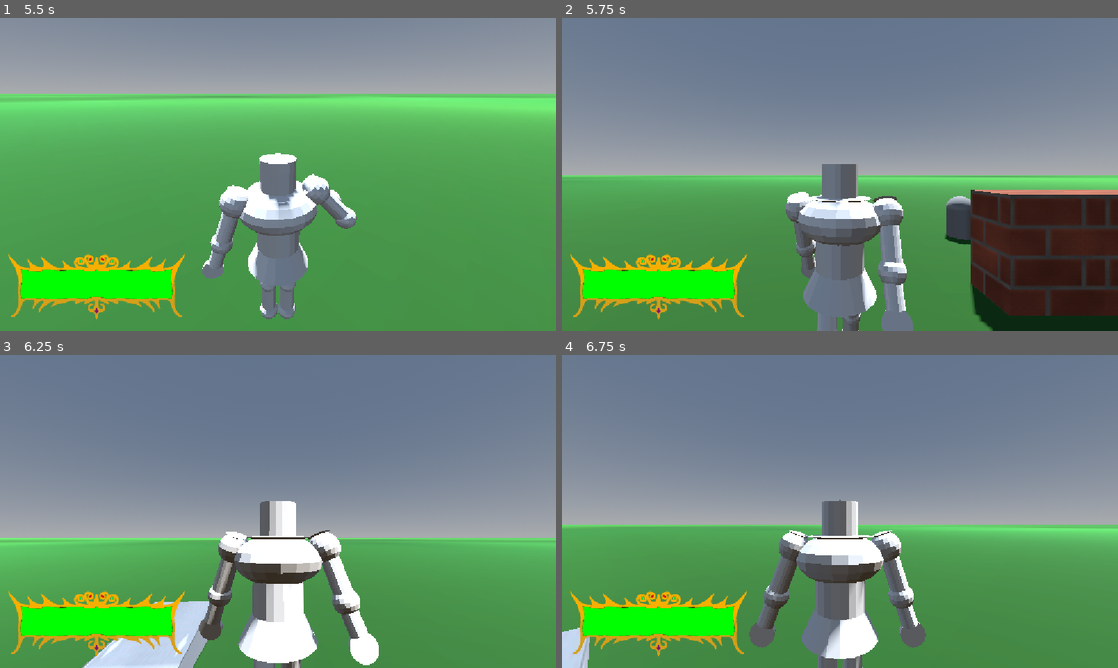
Above: before the commit, frames 1-4 (two rows, left to right).
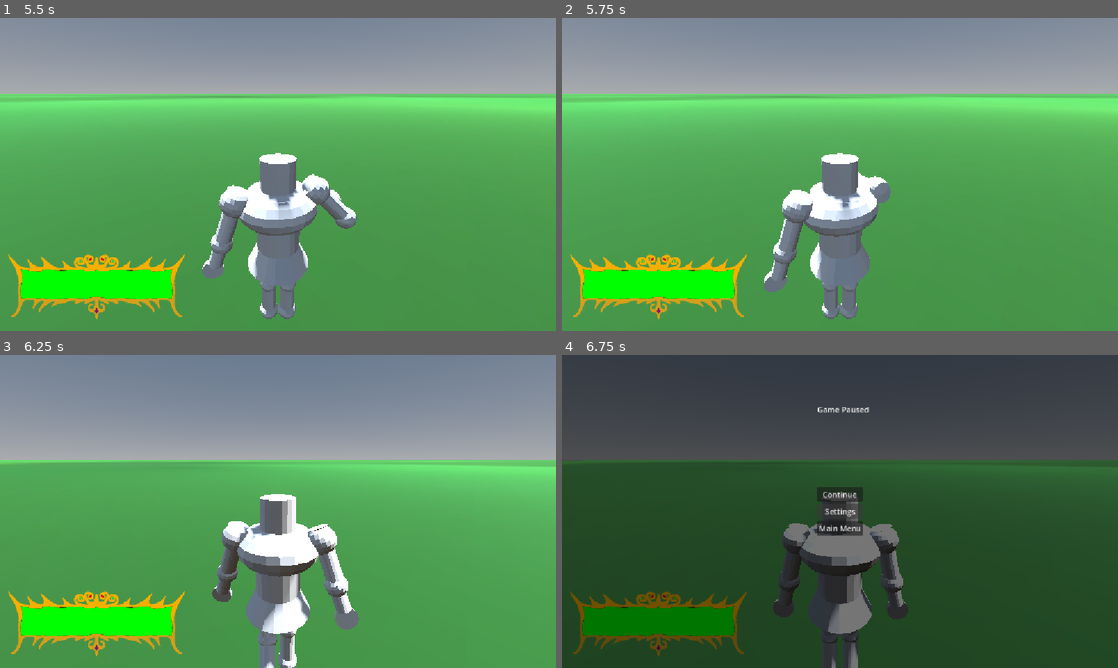
Above: after the commit, the same moments.

Repository: AttilaB-7299/3d-game
Game: Godot game, scene res://UI/Menu/main_menu.tscn
Same seed, same stepped clock (60 frames per second), same inputs: the game is played once before the commit and once after it.
Inputs (mouse positions are in pixels of both pictures, inside the frame that each line leads up to):
- Up to frame 1 (5.5 s): click "Settings" at 0.5 s; click "Play" at 1.25 s; tap Enter at 2 s; move the mouse to (305, 174) at 2.02 s; hold W (move forward) from 2.03 s (still down); click (305, 174) at 2.1 s; tap Space (jump) at 2.27, 3.02, 4.52, 5.27 s; move the mouse to (250, 174) at 2.77 s; tap Shift (sprint) at 2.85 s; click (250, 174) at 2.92 s; move the mouse to (289, 168) at 3.52 s; tap F at 3.6 s; click (289, 168) at 3.67 s; move the mouse to (272, 180) at 4.27 s; tap P at 4.35 s; click (272, 180) at 4.42 s; move the mouse to (316, 177) at 5.02 s; click (316, 177) at 5.1 s
- Up to frame 2 (5.75 s): keep holding W (move forward); tap R (reload scene) at 5.65 s
- Up to frame 3 (6.25 s): keep holding W (move forward); move the mouse to (233, 508) at 5.77 s; tap Shift (sprint) at 5.85 s; click (233, 508) at 5.92 s; tap Space (jump) at 6.02 s
- Up to frame 4 (6.75 s): tap Caps Lock (pause game, bound only after the commit) at 6.4 s; release W (move forward) at 6.5 s; click (840, 511) at 6.5 s, where only the run after the commit has a clickable "Settings"

Frame 1 is identical in both runs. In frame 2, 67% of the frame differs, in the area x 0-100%, y 2-100%; in frame 3, 53%; in frame 4, 99%, in the area x 0-100%, y 0-100%.

Commit message:
added pause menu

Diff:
--- a/Models/Player/player.gd
+++ b/Models/Player/player.gd
@@ -14,6 +14,9 @@
 @onready var attack_box: Area3D = $attackBox
 @export var health = MAX_HEALTH
 @export var sens = 0.5
+
+const pause_menu = preload("res://UI/Menu/pause_menu.tscn")
+
 
 func changeMaxHealth(change: int):
 	MAX_HEALTH += change
@@ -52,10 +55,12 @@
 	handleAttack()
 	handleMovement()
 	handleJump()
-	if Input.is_action_just_pressed("quit"):
-		get_tree().quit()
-	if Input.is_action_just_pressed("reload scene"):
-		get_tree().reload_current_scene()
+	# if Input.is_action_just_pressed("quit"):
+	# 	get_tree().quit()
+	if Input.is_action_just_pressed("pause game"):
+		get_tree().current_scene.add_child(pause_menu.instantiate())
+		get_tree().paused = true
+		# get_tree().reload_current_scene()
 	# Get the input direction and handle the movement/deceleration.
 	#var input_dir := Input.get_vector("move left", "move right", "move forward", "move back")
 	#var direction := (transform.basis * Vector3(input_dir.x, 0, input_dir.y)).normalized()
--- /dev/null
+++ b/UI/Menu/pause_menu.gd
@@ -0,0 +1,29 @@
+extends CanvasLayer
+
+var can_unpause_keybind := false
+
+
+func _ready() -> void:
+	Input.mouse_mode = Input.MOUSE_MODE_VISIBLE
+
+func _process(_delta: float) -> void:
+	if Input.is_action_just_released("pause game"):
+		can_unpause_keybind = true
+	if Input.is_action_just_pressed("pause game") && can_unpause_keybind:
+		unpause_game()
+
+func _on_continue_button_pressed():
+	unpause_game()
+
+func _on_settings_button_pressed():
+	pass
+
+func _on_main_menu_button_pressed():
+	get_tree().paused = false
+	get_tree().change_scene_to_file("res://UI/Menu/main_menu.tscn")
+
+
+func unpause_game():
+	get_tree().paused = false
+	Input.mouse_mode = Input.MOUSE_MODE_CAPTURED
+	queue_free()
--- /dev/null
+++ b/UI/Menu/pause_menu.tscn
@@ -0,0 +1,61 @@
+[gd_scene format=3 uid="uid://mtnlrt5p6qw5"]
+
+[ext_resource type="Script" uid="uid://cdprbvqpaf83e" path="res://UI/Menu/pause_menu.gd" id="1_ixkum"]
+
+[node name="PauseMenu" type="CanvasLayer" unique_id=60110502]
+process_mode = 3
+script = ExtResource("1_ixkum")
+
+[node name="ColorRect" type="ColorRect" parent="." unique_id=235188354]
+anchors_preset = 15
+anchor_right = 1.0
+anchor_bottom = 1.0
+grow_horizontal = 2
+grow_vertical = 2
+color = Color(0, 0, 0, 0.5411765)
+
+[node name="Control" type="Control" parent="." unique_id=1036006479]
+layout_mode = 3
+anchors_preset = 15
+anchor_right = 1.0
+anchor_bottom = 1.0
+grow_horizontal = 2
+grow_vertical = 2
+
+[node name="Label" type="Label" parent="Control" unique_id=196957143]
+layout_mode = 0
+offset_left = 529.0
+offset_top = 101.0
+offset_right = 704.0
+offset_bottom = 145.0
+text = "Game Paused"
+
+[node name="CenterContainer" type="CenterContainer" parent="Control" unique_id=942891286]
+layout_mode = 1
+anchors_preset = 15
+anchor_right = 1.0
+anchor_bottom = 1.0
+grow_horizontal = 2
+grow_vertical = 2
+
+[node name="VBoxContainer" type="VBoxContainer" parent="Control/CenterContainer" unique_id=1049125456]
+layout_mode = 2
+
+[node name="ContinueButton" type="Button" parent="Control/CenterContainer/VBoxContainer" unique_id=182823518]
+unique_name_in_owner = true
+layout_mode = 2
+text = "Continue"
+
+[node name="SettingsButton" type="Button" parent="Control/CenterContainer/VBoxContainer" unique_id=1689824513]
+unique_name_in_owner = true
+layout_mode = 2
+text = "Settings"
+
+[node name="MainMenuButton" type="Button" parent="Control/CenterContainer/VBoxContainer" unique_id=1879939484]
+unique_name_in_owner = true
+layout_mode = 2
+text = "Main Menu"
+
+[connection signal="pressed" from="Control/CenterContainer/VBoxContainer/ContinueButton" to="." method="_on_continue_button_pressed"]
+[connection signal="pressed" from="Control/CenterContainer/VBoxContainer/SettingsButton" to="." method="_on_settings_button_pressed"]
+[connection signal="pressed" from="Control/CenterContainer/VBoxContainer/MainMenuButton" to="." method="_on_main_menu_button_pressed"]
--- a/project.godot
+++ b/project.godot
@@ -97,11 +97,6 @@
 , Object(InputEventKey,"resource_local_to_scene":false,"resource_name":"","device":-1,"window_id":0,"alt_pressed":false …(186 unchanged characters)…
 ]
 }
-quit={
-"deadzone": 0.2,
-"events": [Object(InputEventKey,"resource_local_to_scene":false,"resource_name":"","device":-1,"window_id":0,"alt_pressed":false,"shift_pressed":false,"ctrl_pressed":false,"meta_pressed":false,"pressed":false,"keycode":0,"physical_keycode":4194305,"key_label":0,"unicode":0,"location":0,"echo":false,"script":null)
-]
-}
 attack={
 "deadzone": 0.2,
 "events": [Object(InputEventMouseButton,"resource_local_to_scene":false,"resource_name":"","device":-1,"window_id":0,"a …(258 unchanged characters)…
@@ -132,6 +127,11 @@
 "events": [Object(InputEventKey,"resource_local_to_scene":false,"resource_name":"","device":-1,"window_id":0,"alt_press …(192 unchanged characters)…
 ]
 }
+"pause game"={
+"deadzone": 0.2,
+"events": [Object(InputEventKey,"resource_local_to_scene":false,"resource_name":"","device":-1,"window_id":0,"alt_pressed":false,"shift_pressed":false,"ctrl_pressed":false,"meta_pressed":false,"pressed":false,"keycode":0,"physical_keycode":4194329,"key_label":0,"unicode":0,"location":0,"echo":false,"script":null)
+]
+}
 
 [physics]
 
Not shown, added: UI/Menu/pause_menu.gd.uid
